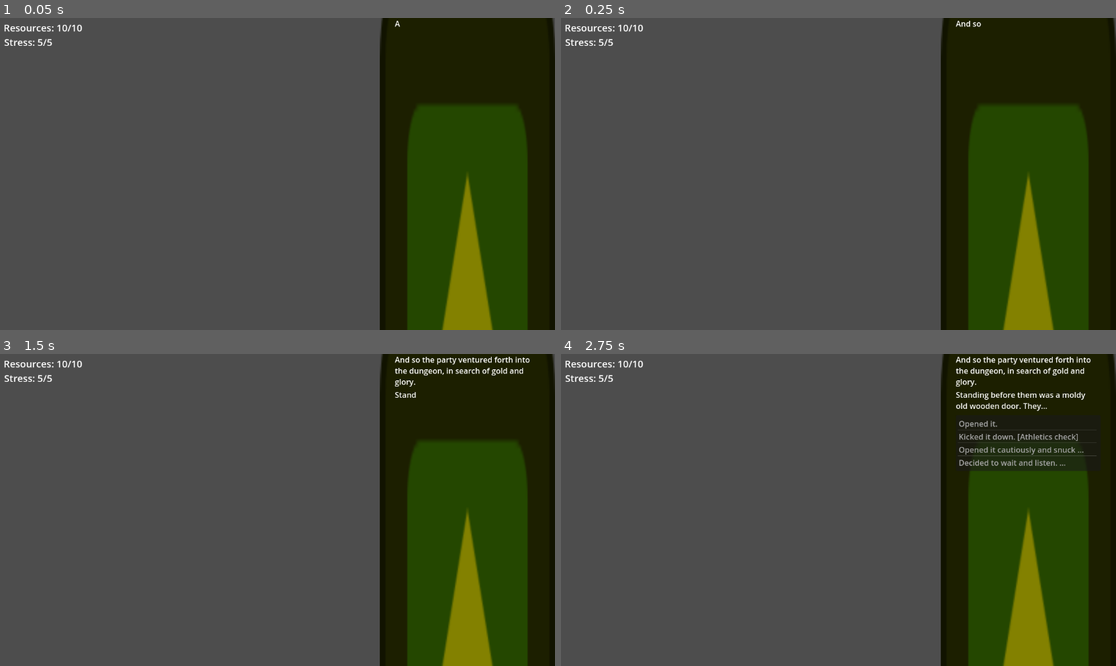
Above: before the commit, frames 1-4 (two rows, left to right).
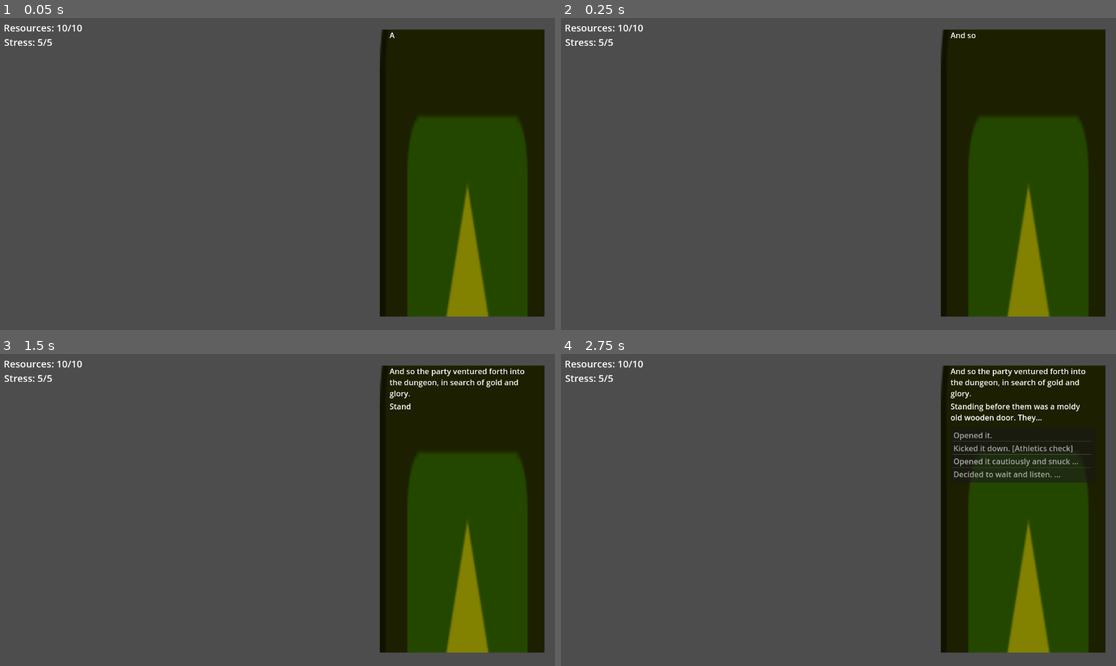
Above: after the commit, the same moments.

Repository: Jollista/Brackeys-Jam-2024.1
Game: Godot game, scene res://Dialogue/TestScene/dialogue_test.tscn
Same seed, same stepped clock (60 frames per second), same inputs: the game is played once before the commit and once after it. The project has no main scene, so this scene is started directly. The engine's default icon, where the game draws it, is replaced by a stand-in: a white triangle on a blue panel in a dark square.
Inputs (mouse positions are in pixels of both pictures, inside the frame that each line leads up to):
- Up to frame 1 (0.05 s): no input
- Up to frame 2 (0.25 s): no input
- Up to frame 3 (1.5 s): move the mouse to (399, 494) at 0.52 s; click (399, 494) at 0.6 s; tap Enter at 1.25 s; move the mouse to (166, 525) at 1.27 s; click (166, 525) at 1.35 s
- Up to frame 4 (2.75 s): move the mouse to (894, 441) at 2.02 s; click (894, 441) at 2.1 s

The runs differ from the first frame. In frame 1, 5.5% of the frame differs, in the area x 68-100%, y 0-100%; in frame 2, 5.5%; in frame 3, 6.1%; in frame 4, 7.9%.

Commit message:
Added margins to dialogue canvas

Diff:
--- a/Dialogue/dialogue_canvas.tscn
+++ b/Dialogue/dialogue_canvas.tscn
@@ -12,10 +12,14 @@
 anchor_right = 1.0
 anchor_bottom = 1.0
 offset_left = -363.0
+offset_top = 24.0
+offset_right = -22.0
+offset_bottom = -28.0
 grow_horizontal = 0
 grow_vertical = 2
 follow_focus = true
 horizontal_scroll_mode = 0
+vertical_scroll_mode = 3
 
 [node name="DialogueBox" type="Sprite2D" parent="ScrollContainer"]
 modulate = Color(0.513726, 0.505882, 0, 1)
